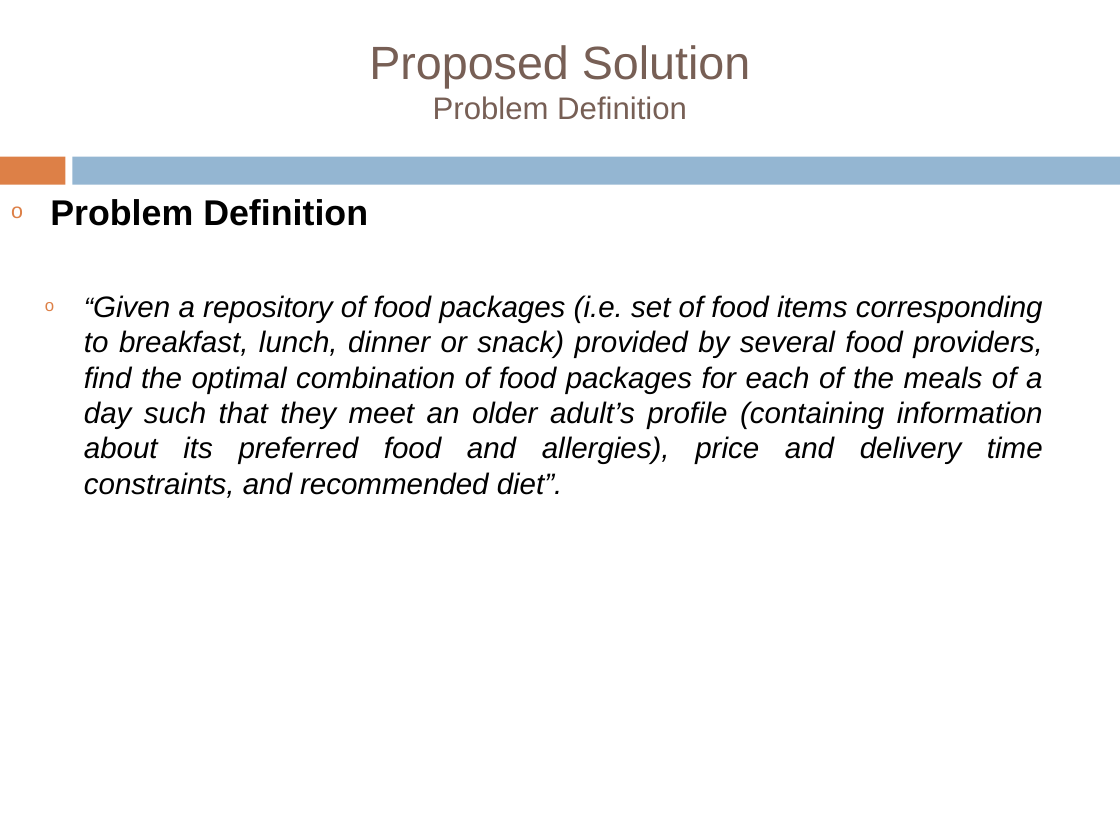
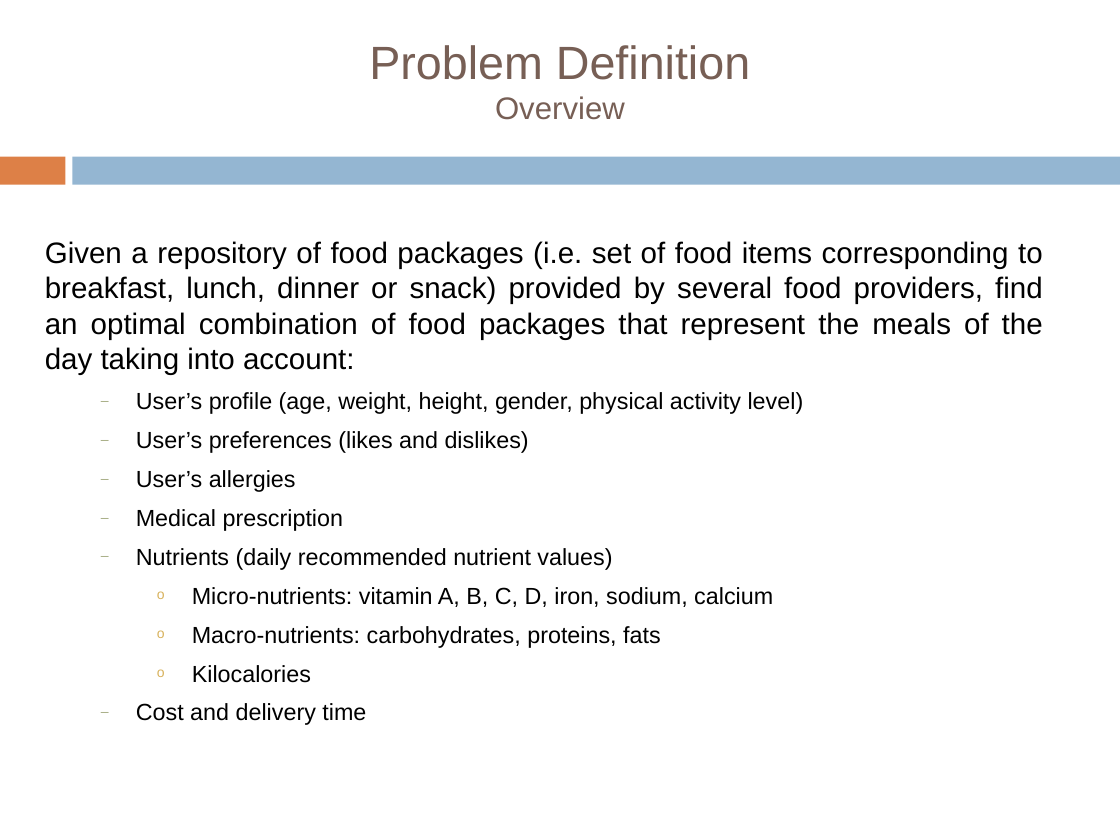
Before and after one commit to tiberiu-b/Diet4EldersDocumentation, a slide deck: slide 10 of Prezentare/TiberiuBoros.pptx (slide 7 before the commit). Drawn at 1120x840 pixels with LibreOffice and Linux fonts; fonts in the diff are those of the drawing; background and template pictures are left out. Boxes give left, top, right and bottom in pixels: in the first picture for what was removed or moved away, otherwise in the second. Text is boxed around its words. In the diff, an @@ line names an element or a change of style, - is before the commit and + after.

```diff
--- a/Prezentare/TiberiuBoros.pptx
+++ b/Prezentare/TiberiuBoros.pptx
@@ title at [369,45,750,120]: text changed; size 20 to 30 pt @@
-  Proposed Solution
-  Problem Definition
+  Problem Definition
+  Overview
@@ text at [45,241,1043,725]: text changed; size 19 to 15 pt; italic off @@
-o Problem Definition
-    o “Given a repository of food packages (i.e. set of food items corresponding to breakfast, lunch, dinner or snack) provided by several food providers, find the optimal combination of food packages for each of the meals of a day such that they meet an older adult’s profile (containing information about its preferred food and allergies), price and delivery time constraints, and recommended diet”.
+    Given a repository of food packages (i.e. set of food items corresponding to breakfast, lunch, dinner or snack) provided by several food providers, find an optimal combination of food packages that represent the meals of the day taking into account:
+      – User’s profile (age, weight, height, gender, physical activity level)
+      – User’s preferences (likes and dislikes)
+      – User’s allergies
+      – Medical prescription
+      – Nutrients (daily recommended nutrient values)
+        o Micro-nutrients: vitamin A, B, C, D, iron, sodium, calcium
+        o Macro-nutrients: carbohydrates, proteins, fats
+        o Kilocalories
+      – Cost and delivery time
```
Also in this commit, not shown: 10 other slides changed, 15 slides added, 1 slide removed, 1 other file.
